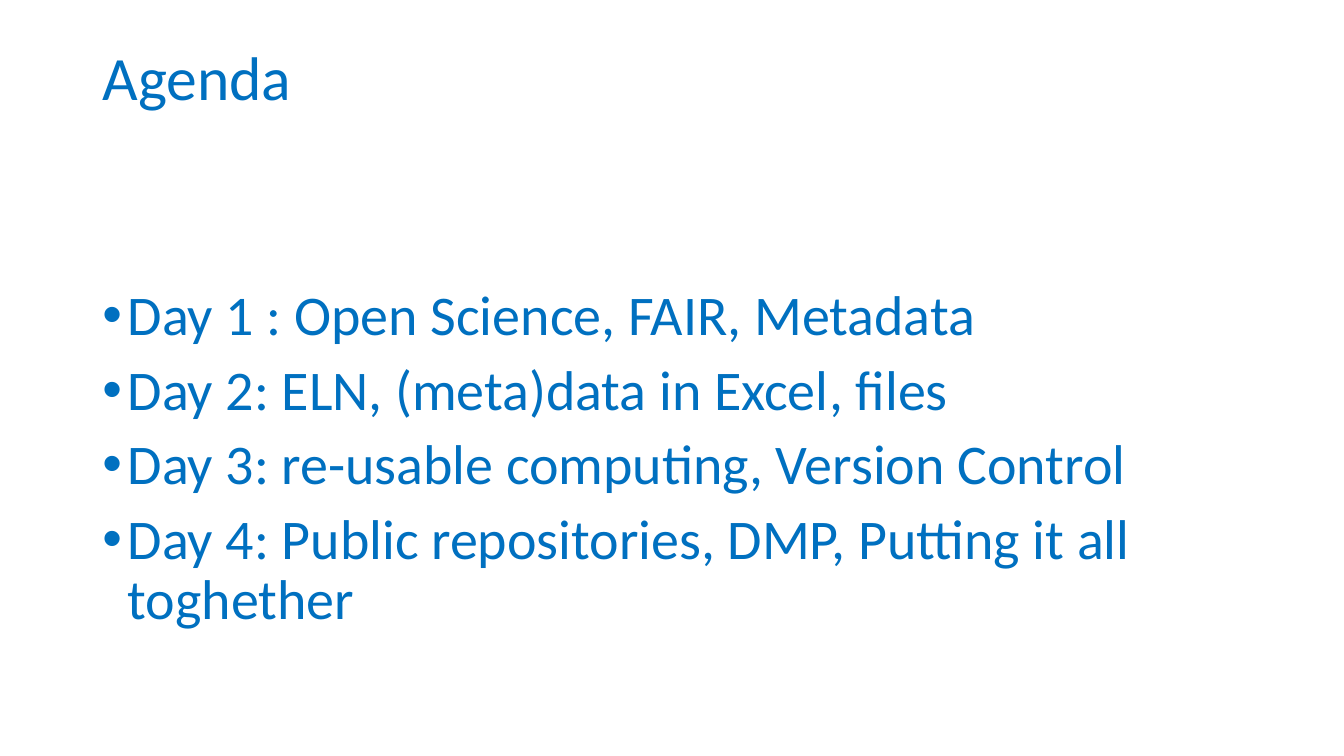
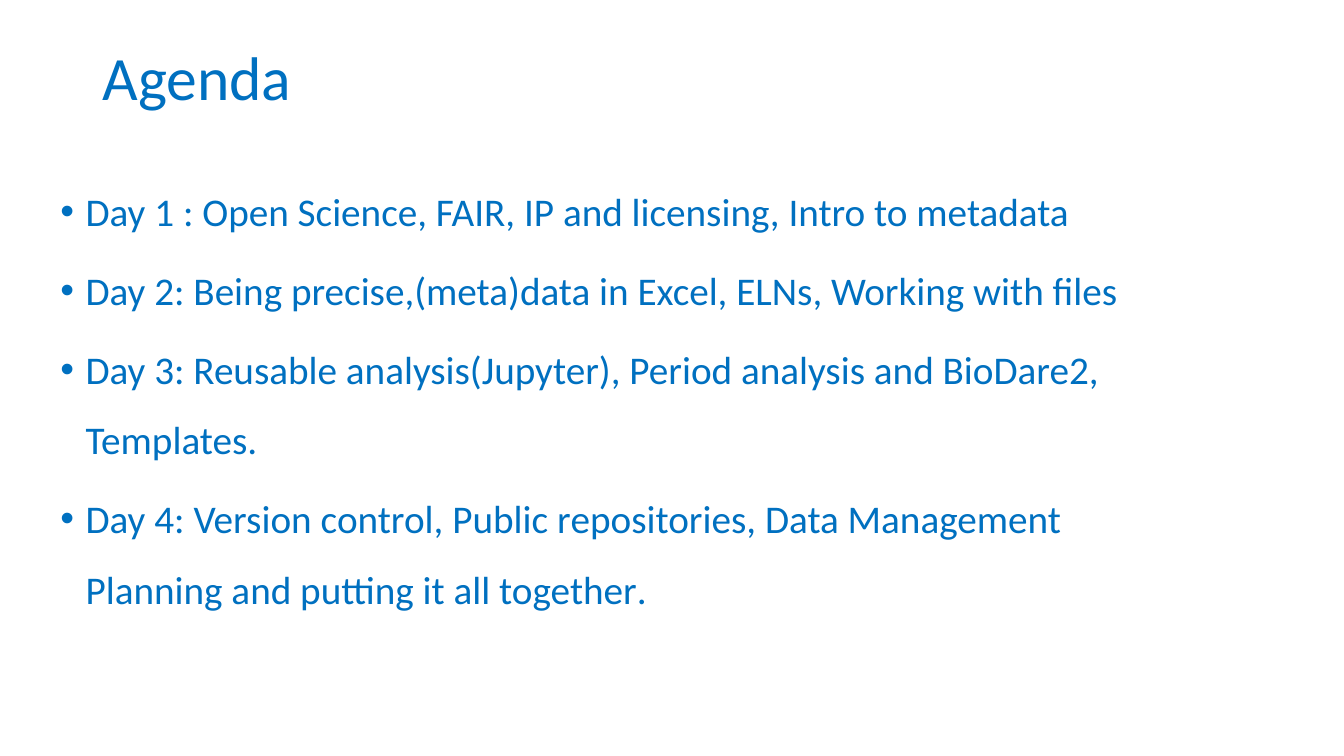
Before and after one commit to BioRDM/fair-in-circadian-practice, a slide deck: slide 5 of instructors/01_Welcome_v2.0.pptx. Drawn at 1344x756 pixels with LibreOffice and Linux fonts; fonts in the diff are those of the drawing; background and template pictures are left out. Boxes give left, top, right and bottom in pixels: in the first picture for what was removed or moved away, otherwise in the second. Text is boxed around its words. In the diff, an @@ line names an element or a change of style, - is before the commit and + after.

Commit message:
updated agenda

```diff
--- a/instructors/01_Welcome_v2.0.pptx
+++ b/instructors/01_Welcome_v2.0.pptx
@@ text at (86, 198, 1117, 611): text changed; size 40 to 28 pt @@
-• Day 1 : Open Science, FAIR, Metadata
-• Day 2: ELN, (meta)data in Excel, files
-• Day 3: re-usable computing, Version Control
-• Day 4: Public repositories, DMP, Putting it all toghether
+• Day 1 : Open Science, FAIR, IP and licensing, Intro to metadata
+• Day 2: Being precise,(meta)data in Excel, ELNs, Working with files
+• Day 3: Reusable analysis(Jupyter), Period analysis and BioDare2, Templates.
+• Day 4: Version control, Public repositories, Data Management Planning and putting it all together.
```
Also in this commit, not shown: 1 other slide changed.
